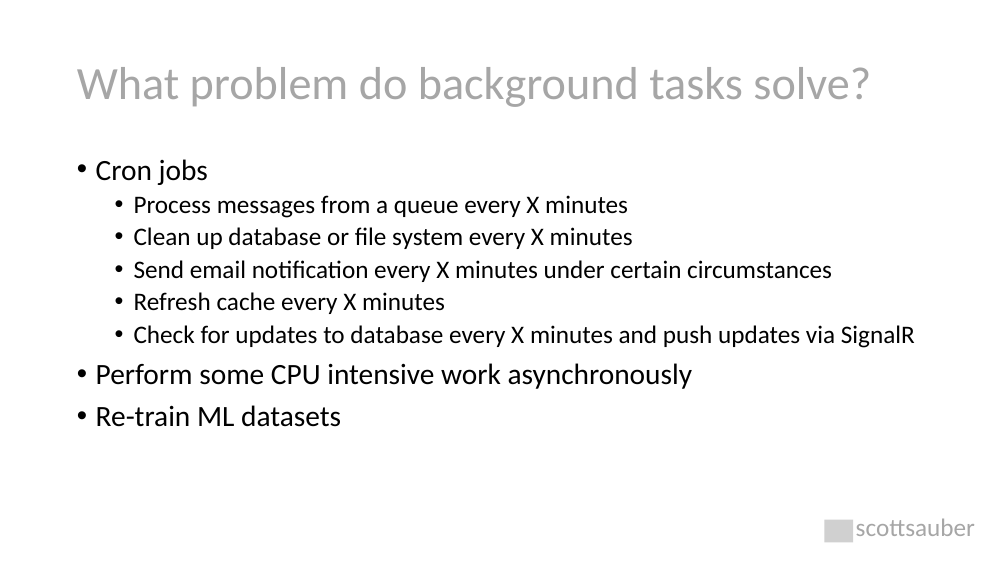
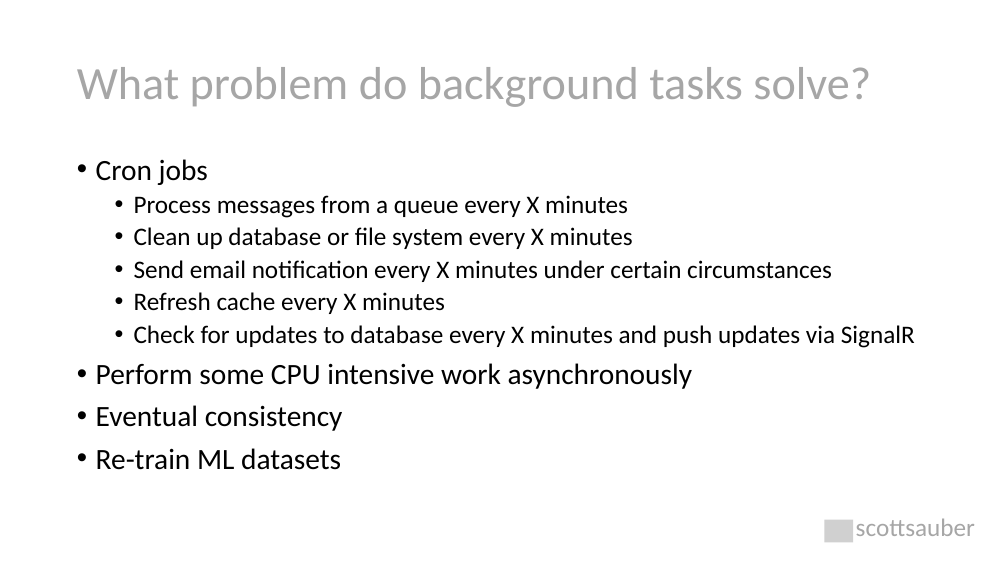
Before and after one commit to nirzaf/DotNetWorkShopTalk, a slide deck: slide 6 of 2022-03-18-DotNetRome-TheBackgroundOnBackgroundTasksInDotNet6/The Background on Background Tasks.pptx. Drawn at 1008x567 pixels with LibreOffice and Linux fonts; fonts in the diff are those of the drawing; grey boxes stand for pictures. Boxes give left, top, right and bottom in pixels: in the first picture for what was removed or moved away, otherwise in the second. Text is boxed around its words. In the diff, an @@ line names an element or a change of style, - is before the commit and + after.

Commit message:
update ppt

```diff
--- a/2022-03-18-DotNetRome-TheBackgroundOnBackgroundTasksInDotNet6/The Background on Background Tasks.pptx
+++ b/2022-03-18-DotNetRome-TheBackgroundOnBackgroundTasksInDotNet6/The Background on Background Tasks.pptx
@@ text at [96,405,343,431]: paragraph added @@
+• Eventual consistency
```
